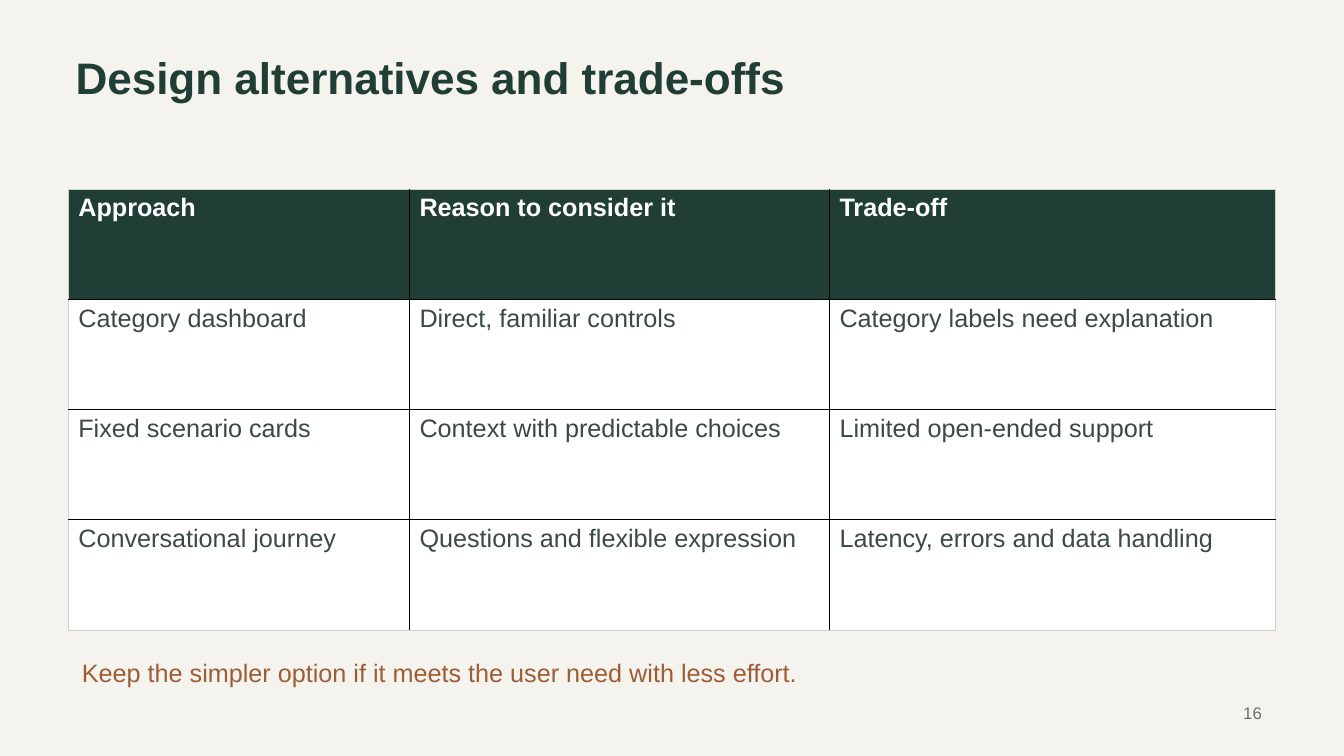
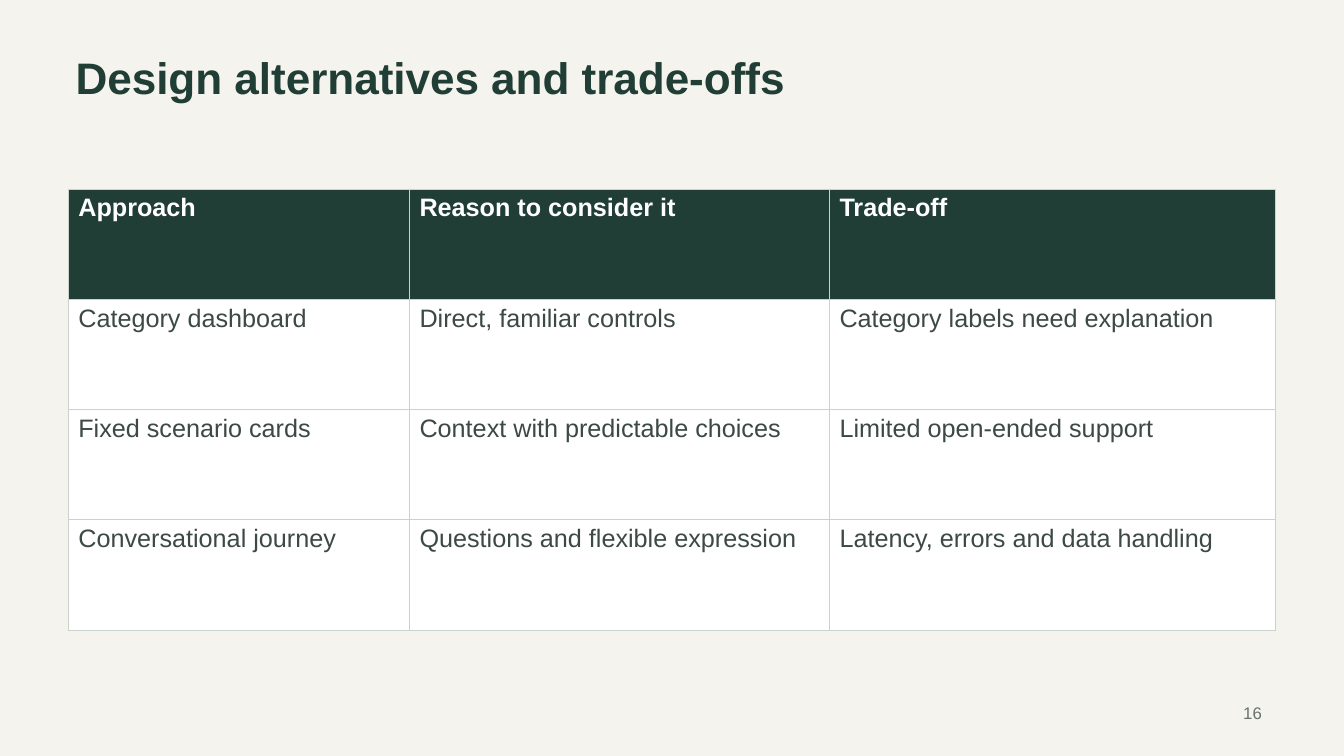
Before and after one commit to CXl0l0/cookiehome, a slide deck: slide 16 of output/presentation-expanded/Cookie_Homes_Presentation_Updated.pptx. Drawn at 1344x756 pixels with LibreOffice and Linux fonts; fonts in the diff are those of the drawing. Boxes give left, top, right and bottom in pixels: in the first picture for what was removed or moved away, otherwise in the second. Text is boxed around its words. In the diff, an @@ line names an element or a change of style, - is before the commit and + after.

```diff
--- a/output/presentation-expanded/Cookie_Homes_Presentation_Updated.pptx
+++ b/output/presentation-expanded/Cookie_Homes_Presentation_Updated.pptx
@@ table at box(69, 190, 1277, 631) @@
@@ borders changed @@
@@ text removed at box(82, 663, 797, 688) @@
-Keep the simpler option if it meets the user need with less effort.
```
Also in this commit, not shown: 18 other slides changed, 2 slides added, 2 slides removed, 1 other file.
